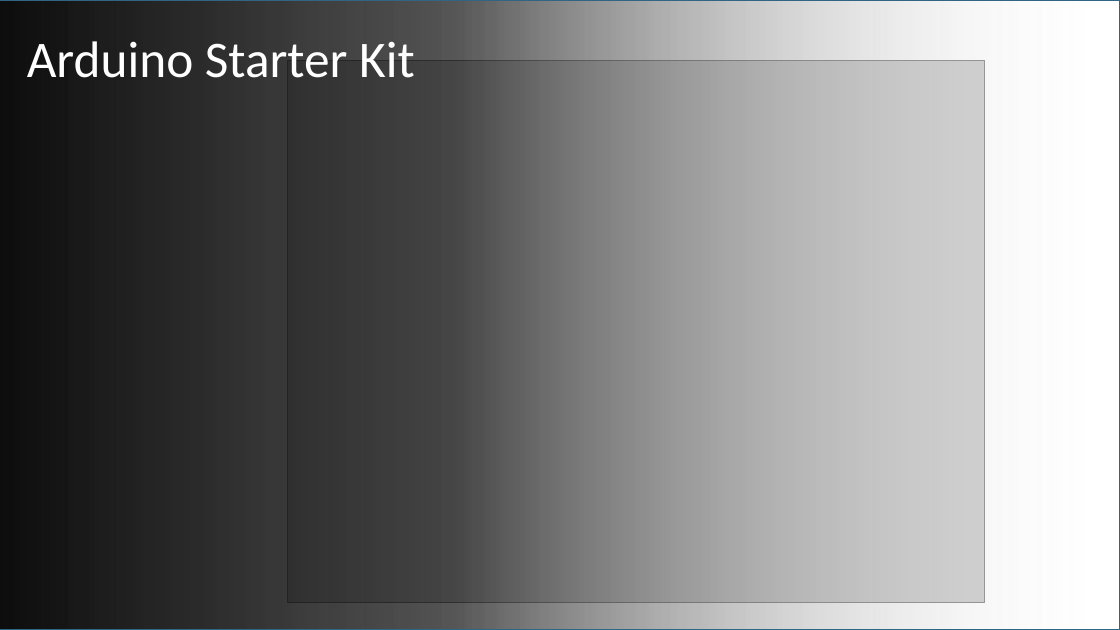
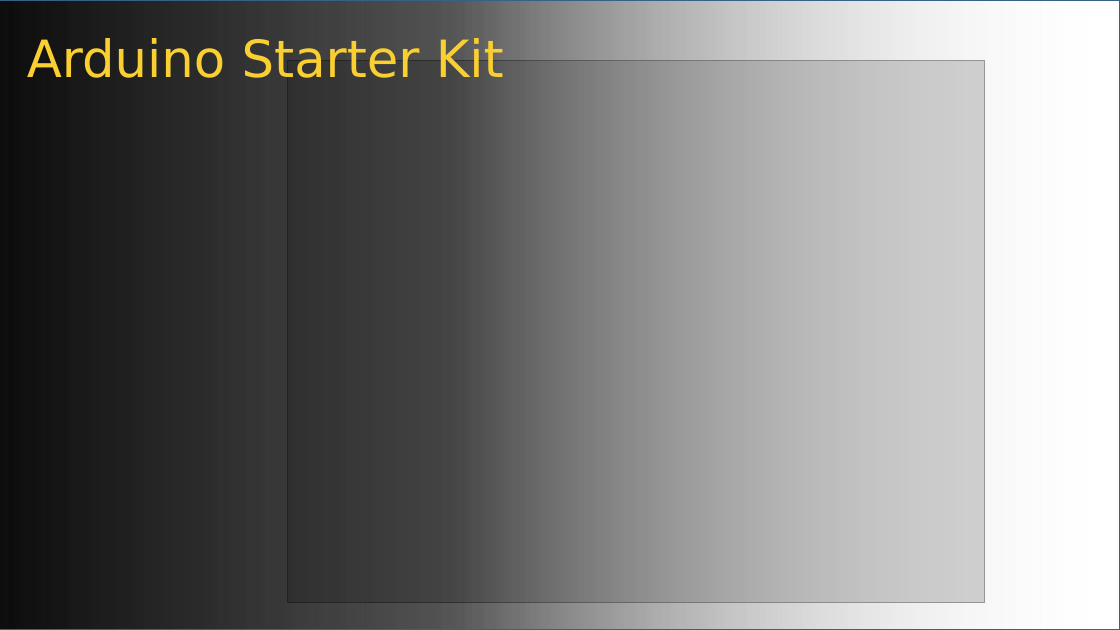
Before and after one commit to skagra/teams-sucks, a slide deck: slide 3 of docs/Teams Sucks Presentation.pptx (slide 2 before the commit). Drawn at 1120x630 pixels with LibreOffice and Linux fonts; fonts in the diff are those of the drawing; grey boxes stand for pictures. Boxes give left, top, right and bottom in pixels: in the first picture for what was removed or moved away, otherwise in the second. Text is boxed around its words. In the diff, an @@ line names an element or a change of style, - is before the commit and + after.

Commit message:
Updated presentation

```diff
--- a/docs/Teams Sucks Presentation.pptx
+++ b/docs/Teams Sucks Presentation.pptx
@@ title "Arduino Starter Kit" at [27,38,504,78]: font Calibri to DejaVu Sans, text colour #FFFFFF to #FACF31 @@
```
Also in this commit, not shown: 1 other slide changed, 1 slide added.
